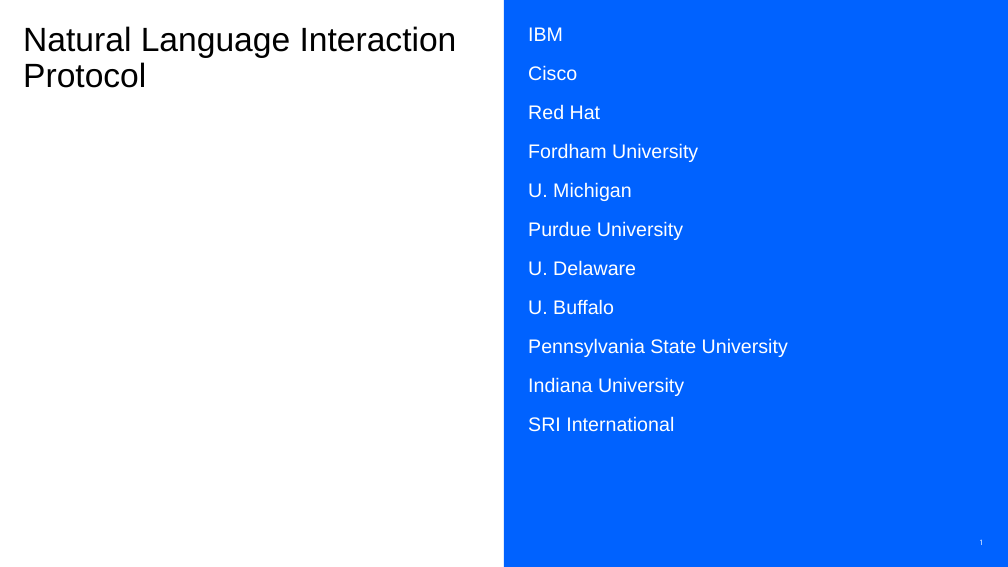
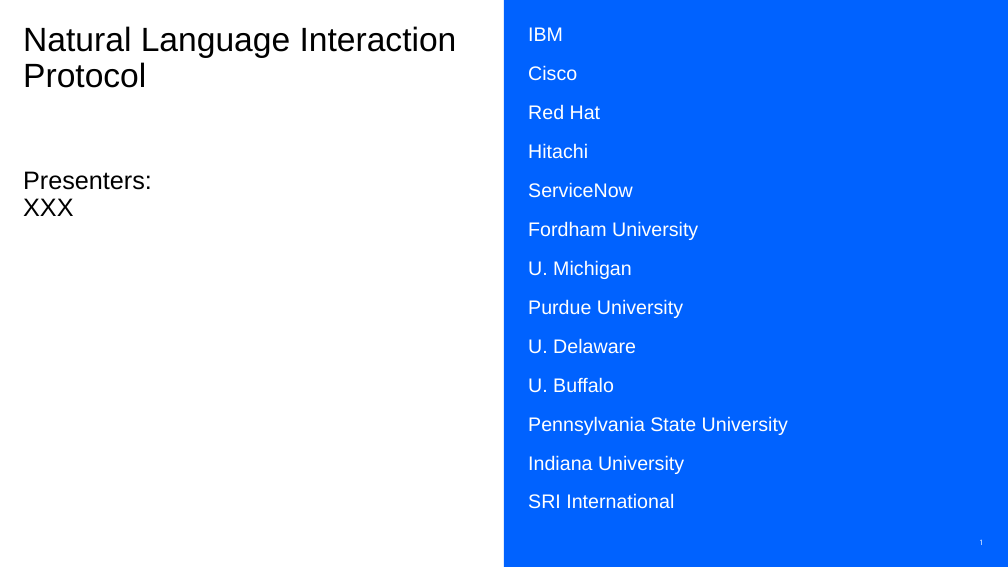
Before and after one commit to nlip-project/documents, a slide deck: slide 1 of working/NLIP_Briefer.pptx. Drawn at 1008x567 pixels with LibreOffice and Linux fonts; fonts in the diff are those of the drawing. Boxes give left, top, right and bottom in pixels: in the first picture for what was removed or moved away, otherwise in the second. Text is boxed around its words. In the diff, an @@ line names an element or a change of style, - is before the commit and + after.

```diff
--- a/working/NLIP_Briefer.pptx
+++ b/working/NLIP_Briefer.pptx
@@ title at box(23, 26, 457, 216): text changed @@
-Natural Language Interaction Protocol
+Natural Language Interaction Protocol
+Presenters:
+XXX
@@ text at box(528, 143, 633, 198): paragraphs added @@
+Hitachi
+ServiceNow
```
Also in this commit, not shown: 9 other slides changed, 12 slides added.
